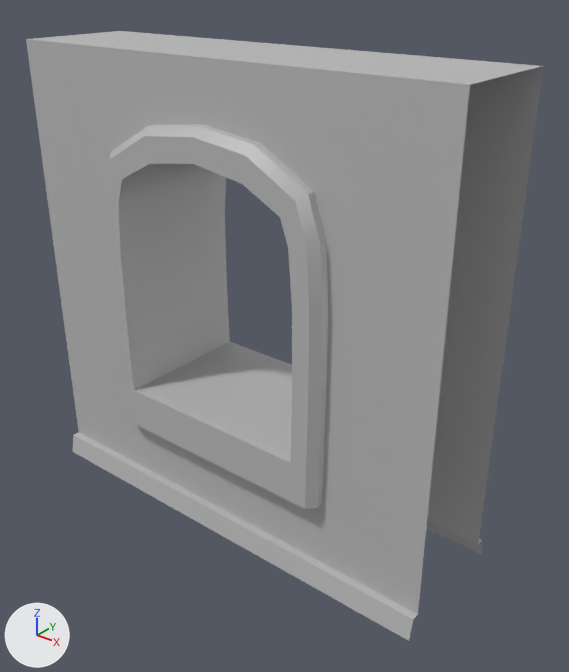
Renders of the FBX model Assets/Meshes/ModularKit/Walls/WallTile_Window_Thick_Mesh.fbx from each side of a commit.
Both versions are drawn from a 50 mm lens placed at (3.98, -7.07, 4.64), pointed at (0.27, -2.43, 1.76). Lighting does not change. The marker at lower left points along +X, +Y and +Z. Where no turn or scale is listed for an object, it has been applied to the vertices.

In view in the first picture: 'WallTile_Thick_Window'.
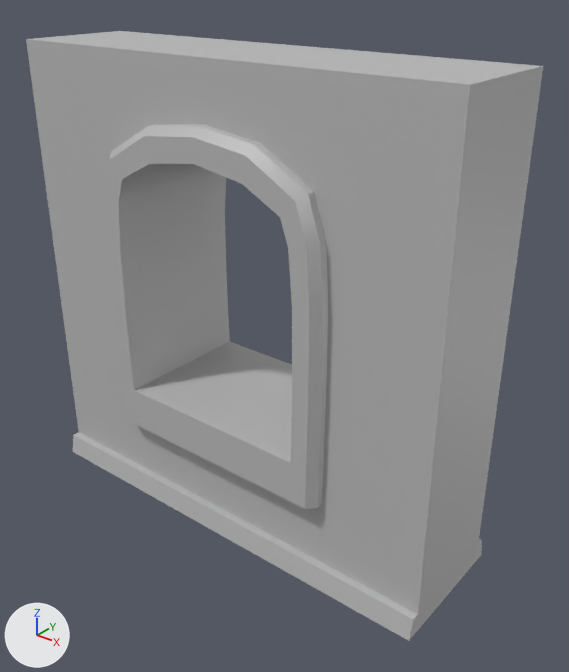
Edits to the bpy script that builds the scene:
```text
Change me_mesh:
    where me_mesh.from_pydata(...)  # 210 vertices, 176 faces; spans x -2.0..2.0, y -3.13..-1.87, z 0.0..4.0
    used by ob_walltile_thick_window; location = (0.0, 0.0, 0.0)
    verts and faces of me_mesh; kept vertices keep their numbers, new ones are numbered from 210
    before: 1 (2.0, -3.0, 4.0) at pixel (470, 84), 3 (2.0, -2.0, 4.0) at pixel (543, 65), 7 (2.0, -3.0, 1.77) at pixel (435, 435), 8 (2.0, -2.0, 1.77) at pixel (500, 377), 11 (2.0, -2.0, 2.5) at pixel (513, 287)
    before: 12 (2.0, -3.0, 2.5) at pixel (445, 335), 15 (2.0, -2.0, 3.24) at pixel (527, 185), 16 (2.0, -3.0, 3.24) at pixel (456, 221), 54 (2.0, -3.0, 2.95) at pixel (452, 266), 55 (2.0, -2.0, 2.95) at pixel (521, 226)
    before: 90 (2.0, -3.0, 0.19) at pixel (417, 614), 91 (2.0, -2.0, 0.19) at pixel (478, 544), 98 (2.0, -3.07, 0.19) at pixel (413, 619), 99 (2.0, -3.11, 0.0) at pixel (408, 641), 100 (2.0, -1.93, 0.19) at pixel (481, 539)
    before: 101 (2.0, -1.89, 0.0) at pixel (481, 554), 106 (2.0, -2.0, 1.12) at pixel (491, 450), 107 (2.0, -3.0, 1.12) at pixel (427, 513), 134 (2.0, -3.0, 0.77) at pixel (423, 553), 135 (2.0, -2.0, 0.77) at pixel (486, 487)
    me_mesh part 1
    add verts[212] = (2.0, -1.98, 0.0)  # pixel (476, 560)
    add verts[213] = (2.0, -3.01, 0.0)  # pixel (415, 633)
    add faces += [(90, 91, 135, 134), (106, 107, 134, 135), (7, 107, 106, 8), (7, 8, 11, 12), (11, 55, 54, 12), (15, 16, 54, 55)]
    add faces += [(1, 16, 15, 3), (90, 98, 99, 213), (91, 212, 101, 100), (90, 213, 212, 91)]
```

Boxes (x1, y1, x2, y2) around the edits, measured in the pictures (569 x 672 px):
part 1 of me_mesh, added: after (409, 66, 543, 640)
